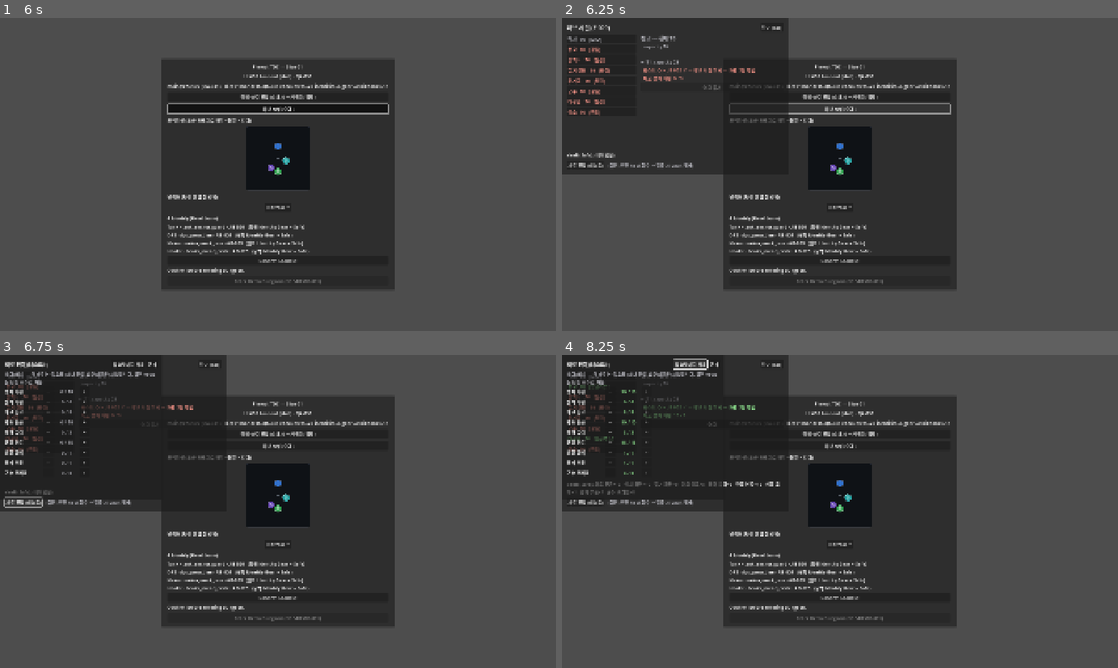
Above: before the commit, frames 1-4 (two rows, left to right).
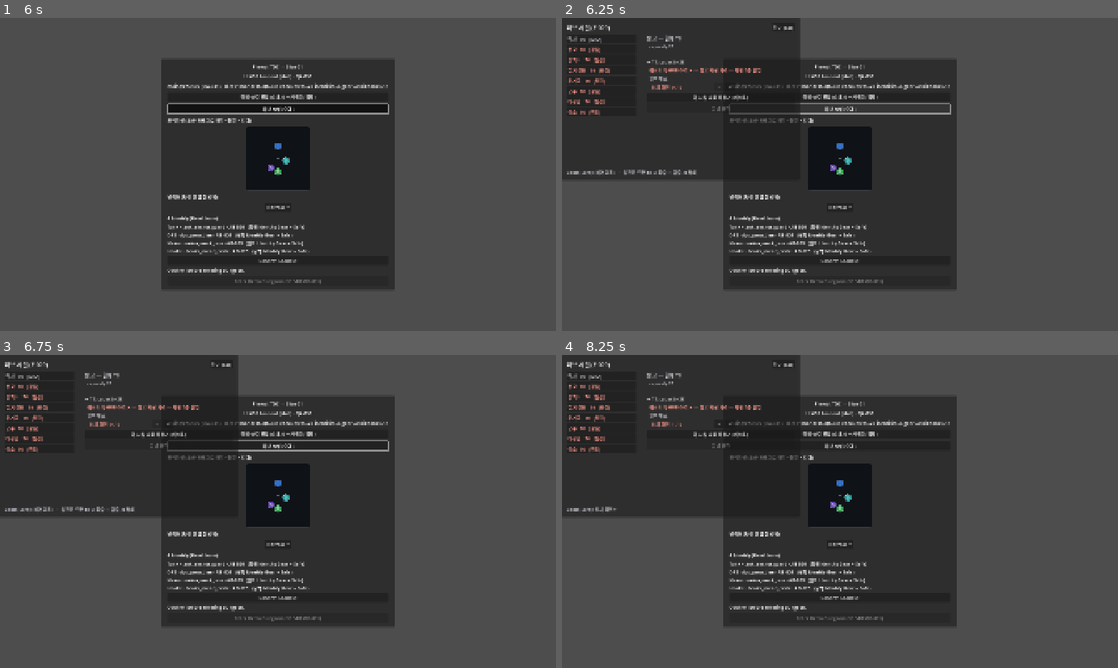
Above: after the commit, the same moments.

Repository: haepari1019/project_tdc_game
Game: Godot game, scene res://scenes/main.tscn
Same seed, same stepped clock (60 frames per second), same inputs: the game is played once before the commit and once after it.
Inputs (mouse positions are in pixels of both pictures, inside the frame that each line leads up to):
- Up to frame 1 (6 s): click "Normal" at 0.5 s; click "Normal" at 1.25 s; click "장비·스킬 편집 (스태시 → 캐릭터/백팩)" at 2 s; click "허브 시설 (승급)" at 2.75 s; click "Confirm Loadout" at 3.5 s; tap Enter at 4.25, 5.75 s; drag from (278, 158) to (333, 105) at 4.27 s; tap Space at 5 s; drag from (166, 190) to (250, 237) at 5.02 s; move the mouse to (333, 105) at 5.77 s; hold D (move_right) from 5.78 s (still down); hold G (toggle_formation_priority) from 5.78 s (still down); click (333, 105) at 5.92 s
- Up to frame 2 (6.25 s): keep holding D (move_right); keep holding G (toggle_formation_priority)
- Up to frame 3 (6.75 s): release D (move_right) at 6.5 s; release G (toggle_formation_priority) at 6.5 s; click (22, 502) at 6.5 s, where only the run before the commit has a clickable "재료 편집 (테스트)"
- Up to frame 4 (8.25 s): click "+" at 7.25 s; click (689, 364) at 8 s, where only the run before the commit has a clickable "필요량까지 채움"

Frame 1 is identical in both runs. In frame 2, 2.0% of the frame differs, in the area x 0-43%, y 0-52%; in frame 3, 3.7%, in the area x 0-70%, y 0-52%; in frame 4, 3.5%.

Commit message:
fix: 재료 편집을 선택 시설 상세에 인라인 — 스코프 채움 + 창 겹침 해소
- 별도 "재료 편집" 창 제거 → 시설 상세 패널에 인라인(겹침 해소). dim 0.85 + VSeparator.
- "이 시설 재료 채우기"는 선택 시설의 다음 Tier 요구분만 지급(다른 재료 안 건드림).
  필요 재료 행마다 ± , + 는 그 시설 요구량 캡에서 멈춤.

검증: 허브 부팅·스코프 채움(stash→splinter만 5)·ci_smoke PASS.

Co-Authored-By: Claude Opus 4.8 <noreply@anthropic.com>

Diff:
--- a/scripts/ui/hub_facilities_panel.gd
+++ b/scripts/ui/hub_facilities_panel.gd
@@ -1,7 +1,7 @@
 extends Control
 ## UI-029 Hub Map (시설 progression) — 시설을 골라 다음 Tier 요구(QuestGate + HaulGate)를 보고,
 ## 충족 시 승급한다. 승급 규칙·소모는 HubProfile(D-029 §5). 데이터는 Slice01Data. ref: F-029.
-## 데모 편의: vault 재료 지급 버튼(dev) + 충족 가능 퀘스트 자동완료(_hub.evaluate_quests, B4-lite).
+## 데모 편의: 상세 패널에서 선택 시설의 재료를 직접 ±/채움(테스트). 충족 가능 퀘스트는 자동완료(B4-lite).
 
 const FACILITY_ORDER := ["barracks", "stash", "scriptorium", "scribe_shop", "armory", "quartermaster", "smithy", "chapel"]
 const OK := Color(0.62, 1.0, 0.62)
@@ -12,8 +12,6 @@
 var _detail: VBoxContainer
 var _vault: Label
 var _sel: String = "stash"
-var _haul_editor: Control = null   # 재료 편집(테스트) 오버레이 (lazy)
-var _haul_rows: VBoxContainer = null
 # Runtime path (not the parse-time global) so a stale editor that hasn't re-registered the
 # newly-added HubProfile autoload still compiles + runs. (Same pattern as main.gd Stash/RunLoadout.)
 @onready var _hub: Node = get_node_or_null("/root/HubProfile")
@@ -23,9 +21,9 @@
 	set_anchors_preset(Control.PRESET_FULL_RECT)
 	visible = false
 	var dim := ColorRect.new()
-	dim.color = Color(0, 0, 0, 0.6)
+	dim.color = Color(0, 0, 0, 0.85)   # 진하게 — 뒤 허브 UI가 비쳐 겹쳐 보이지 않도록
 	dim.set_anchors_preset(Control.PRESET_FULL_RECT)
-	dim.mouse_filter = Control.MOUSE_FILTER_STOP   # block clicks to the hub behind
+	dim.mouse_filter = Control.MOUSE_FILTER_STOP
 	add_child(dim)
 
 	var center := CenterContainer.new()
@@ -33,7 +31,7 @@
 	center.mouse_filter = Control.MOUSE_FILTER_IGNORE
 	add_child(center)
 	var win := PanelContainer.new()
-	win.custom_minimum_size = Vector2(780, 540)
+	win.custom_minimum_size = Vector2(820, 560)
 	center.add_child(win)
 	var margin := MarginContainer.new()
 	for s in ["margin_left", "margin_right", "margin_top", "margin_bottom"]:
@@ -62,26 +60,19 @@
 	_list = VBoxContainer.new()
 	_list.custom_minimum_size = Vector2(240, 0)
 	body.add_child(_list)
+	var sep := VSeparator.new()
+	body.add_child(sep)
 	_detail = VBoxContainer.new()
+	_detail.add_theme_constant_override("separation", 4)
 	_detail.size_flags_horizontal = Control.SIZE_EXPAND_FILL
 	body.add_child(_detail)
 
 	_vault = Label.new()
 	_vault.autowrap_mode = TextServer.AUTOWRAP_WORD_SMART
+	_vault.modulate = DIM
 	root.add_child(_vault)
 
-	var devrow := HBoxContainer.new()
-	root.add_child(devrow)
-	var edit_haul := Button.new()
-	edit_haul.text = "재료 편집 (테스트)"
-	edit_haul.pressed.connect(_open_haul_editor)
-	devrow.add_child(edit_haul)
-	var hint := Label.new()
-	hint.text = "  (실전: 던전 haul 회수 → 탈출 시 vault 적재)"
-	hint.modulate = DIM
-	devrow.add_child(hint)
-
-	if _hub.has_signal("facilities_changed"):
+	if _hub != null and _hub.has_signal("facilities_changed"):
 		_hub.facilities_changed.connect(_refresh)
 		_hub.vault_changed.connect(_refresh)
 
@@ -103,7 +94,7 @@
 
 ## Rebuild the facility list + detail + vault. Evaluates tractable quests first (B4-lite).
 func _refresh() -> void:
-	if not visible:
+	if not visible or _hub == null:
 		return
 	if _hub.has_method("evaluate_quests"):
 		_hub.evaluate_quests()
@@ -131,8 +122,6 @@
 		_list.add_child(btn)
 	_refresh_detail()
 	_refresh_vault()
-	if _haul_editor != null and _haul_editor.visible:
-		_refresh_haul_editor()
 
 
 func _refresh_detail() -> void:
@@ -164,13 +153,41 @@
 		var done: bool = _hub.is_quest_done(q)
 		var qr: Dictionary = Slice01Data.get_quest(q)
 		_lbl("  퀘스트 %s %s — %s" % [q, ("✓" if done else "✗"), String(qr.get("one_liner", ""))], OK if done else BAD)
-	# haul gate
-	for hid in nxt.get("haul", {}):
-		var need: int = int(nxt["haul"][hid])
-		var have: int = _hub.vault_count(String(hid))
-		var hm: Dictionary = Slice01Data.get_haul_material(String(hid))
-		_lbl("  재료 %s  %d / %d" % [String(hm.get("display", hid)), have, need], OK if have >= need else BAD)
-	# upgrade button
+	# haul gate — 선택 시설 요구 재료만, 행마다 ± (테스트). + 는 이 시설 요구량에서 멈춤.
+	var haul: Dictionary = nxt.get("haul", {})
+	if not haul.is_empty():
+		_lbl("  필요 재료:", DIM)
+	for hid in haul:
+		var id: String = hid
+		var need: int = int(haul[id])
+		var have: int = _hub.vault_count(id)
+		var hm: Dictionary = Slice01Data.get_haul_material(id)
+		var row := HBoxContainer.new()
+		var l := Label.new()
+		l.text = "    %s  %d / %d" % [String(hm.get("display", id)), have, need]
+		l.custom_minimum_size = Vector2(230, 0)
+		l.modulate = OK if have >= need else BAD
+		row.add_child(l)
+		var minus := Button.new()
+		minus.text = "−"
+		minus.custom_minimum_size = Vector2(34, 0)
+		minus.disabled = have <= 0
+		minus.pressed.connect(_hub.remove_haul.bind(id, 1))
+		row.add_child(minus)
+		var plus := Button.new()
+		plus.text = "+"
+		plus.custom_minimum_size = Vector2(34, 0)
+		plus.disabled = have >= need   # 이 시설 요구량 이상으로는 안 들어감
+		plus.pressed.connect(_haul_inc.bind(id, need))
+		row.add_child(plus)
+		_detail.add_child(row)
+	# 테스트: 이 시설 요구분만 한 번에 채움 (다른 시설 재료는 안 건드림)
+	if not haul.is_empty():
+		var fill := Button.new()
+		fill.text = "이 시설 재료 채우기 (테스트)"
+		fill.pressed.connect(_haul_fill_selected)
+		_detail.add_child(fill)
+	# upgrade
 	var up := Button.new()
 	up.text = "승급" if bool(chk.get("ok", false)) else "승급 불가"
 	up.disabled = not bool(chk.get("ok", false))
@@ -181,7 +198,7 @@
 func _refresh_vault() -> void:
 	var v: Dictionary = _hub.hub_haul_vault
 	if v.is_empty():
-		_vault.text = "Vault (Safe): (비어있음)"
+		_vault.text = "Vault (Safe): (비어있음)   ·   실전은 던전 haul 회수 → 탈출 시 적재"
 		return
 	var parts: Array = []
 	for hid in v:
@@ -189,122 +206,23 @@
 	_vault.text = "Vault (Safe): " + "   ".join(parts)
 
 
-## 재료 편집(테스트) 오버레이 — 각 재료를 넣다/빼기. 스태시 편집처럼 별도 창으로 열린다.
-func _open_haul_editor() -> void:
-	if _haul_editor == null:
-		_build_haul_editor()
-	_haul_editor.visible = true
-	_refresh_haul_editor()
-
-
-func _build_haul_editor() -> void:
-	_haul_editor = Control.new()
-	_haul_editor.set_anchors_preset(Control.PRESET_FULL_RECT)
-	add_child(_haul_editor)
-	var dim := ColorRect.new()
-	dim.color = Color(0, 0, 0, 0.55)
-	dim.set_anchors_preset(Control.PRESET_FULL_RECT)
-	dim.mouse_filter = Control.MOUSE_FILTER_STOP
-	_haul_editor.add_child(dim)
-	var cc := CenterContainer.new()
-	cc.set_anchors_preset(Control.PRESET_FULL_RECT)
-	cc.mouse_filter = Control.MOUSE_FILTER_IGNORE
-	_haul_editor.add_child(cc)
-	var win := PanelContainer.new()
-	win.custom_minimum_size = Vector2(560, 500)
-	cc.add_child(win)
-	var mg := MarginContainer.new()
-	for s in ["margin_left", "margin_right", "margin_top", "margin_bottom"]:
-		mg.add_theme_constant_override(s, 16)
-	win.add_child(mg)
-	var v := VBoxContainer.new()
-	v.add_theme_constant_override("separation", 6)
-	mg.add_child(v)
-	var tb := HBoxContainer.new()
-	v.add_child(tb)
-	var t := Label.new()
-	t.text = "재료 편집 (테스트)"
-	t.add_theme_font_size_override("font_size", 18)
-	t.size_flags_horizontal = Control.SIZE_EXPAND_FILL
-	tb.add_child(t)
-	var fill := Button.new()
-	fill.text = "필요량까지 채움"
-	fill.pressed.connect(_haul_fill_all)
-	tb.add_child(fill)
-	var cl := Button.new()
-	cl.text = "닫기"
-	cl.pressed.connect(func() -> void: _haul_editor.visible = false)
-	tb.add_child(cl)
-	var note := Label.new()
-	note.text = "넣다/빼기 — 각 재료는 '필요량'(최대 단일 요구)까지만 채워집니다. 실전 vault는 던전 회수로 채움."
-	note.modulate = DIM
-	note.autowrap_mode = TextServer.AUTOWRAP_WORD_SMART
-	v.add_child(note)
-	_haul_rows = VBoxContainer.new()
-	_haul_rows.add_theme_constant_override("separation", 4)
-	v.add_child(_haul_rows)
-
-
-func _refresh_haul_editor() -> void:
-	if _haul_rows == null:
-		return
-	for c in _haul_rows.get_children():
-		c.queue_free()
-	for hid in Slice01Data.get_haul_material_ids():
-		var id: String = hid
-		var cap: int = _max_needed(id)
-		var have: int = _hub.vault_count(id)
-		var row := HBoxContainer.new()
-		var nm := Label.new()
-		nm.text = String(Slice01Data.get_haul_material(id).get("display", id))
-		nm.custom_minimum_size = Vector2(130, 0)
-		row.add_child(nm)
-		var minus := Button.new()
-		minus.text = "−"
-		minus.custom_minimum_size = Vector2(36, 0)
-		minus.disabled = have <= 0
-		minus.pressed.connect(_hub.remove_haul.bind(id, 1))
-		row.add_child(minus)
-		var cnt := Label.new()
-		cnt.text = "%d / %d" % [have, cap]
-		cnt.custom_minimum_size = Vector2(80, 0)
-		cnt.horizontal_alignment = HORIZONTAL_ALIGNMENT_CENTER
-		cnt.modulate = OK if have >= cap else DIM
-		row.add_child(cnt)
-		var plus := Button.new()
-		plus.text = "+"
-		plus.custom_minimum_size = Vector2(36, 0)
-		plus.disabled = have >= cap   # 필요량 이상으로는 안 들어감
-		plus.pressed.connect(_haul_inc.bind(id, cap))
-		row.add_child(plus)
-		_haul_rows.add_child(row)
-
-
-## +1, but never above the material's max single requirement (cap).
+## +1, but never above this facility's requirement (cap).
 func _haul_inc(id: String, cap: int) -> void:
 	if _hub.vault_count(id) < cap:
 		_hub.add_haul(id, 1)
 
 
-## Top every material up to its cap (idempotent — repeated presses don't overfill).
-func _haul_fill_all() -> void:
-	for hid in Slice01Data.get_haul_material_ids():
+## Grant exactly the SELECTED facility's next-tier haul requirement (테스트) — 다른 시설 재료는 그대로.
+func _haul_fill_selected() -> void:
+	var chk: Dictionary = _hub.upgrade_check(_sel)
+	if String(chk.get("reason", "")) == "max":
+		return
+	var nxt: Dictionary = Slice01Data.get_facility_tier(_sel, int(chk.get("next_tier", 0)))
+	for hid in nxt.get("haul", {}):
 		var id: String = hid
-		var deficit: int = _max_needed(id) - _hub.vault_count(id)
+		var deficit: int = int(nxt["haul"][id]) - _hub.vault_count(id)
 		if deficit > 0:
 			_hub.add_haul(id, deficit)
-
-
-## A material's '필요량' = the largest single haul requirement across all facility tiers (so you can
-## afford the most demanding single upgrade, but the test grant never piles past it).
-func _max_needed(id: String) -> int:
-	var m := 0
-	for fid in FACILITY_ORDER:
-		for t in Slice01Data.get_facility_def(fid).get("tiers", []):
-			var need: int = int((t as Dictionary).get("haul", {}).get(id, 0))
-			if need > m:
-				m = need
-	return maxi(m, 1)
 
 
 func _lbl(text: String, col: Color, size: int = 0) -> void:
Not shown, changed: docs/impl_decisions/ImplDecisionLog.md
